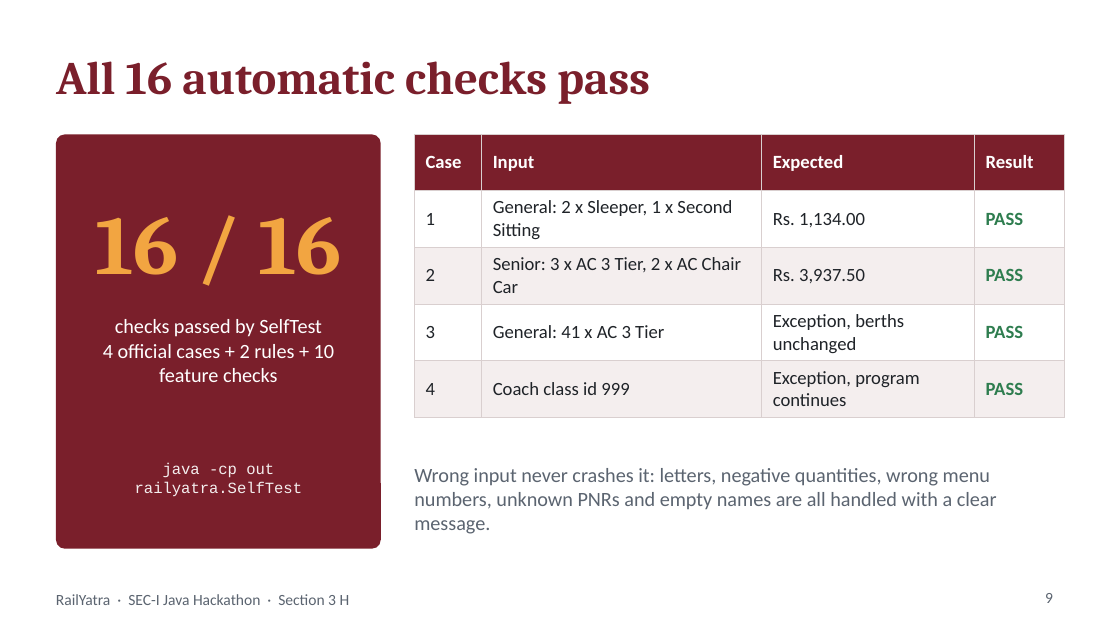
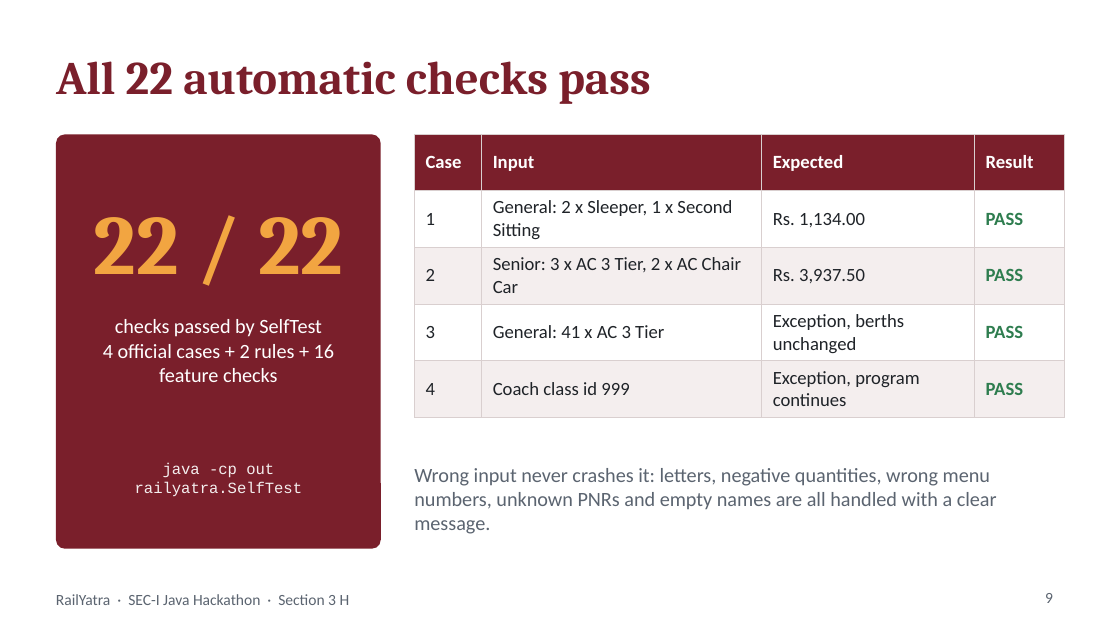
Before and after one commit to pandeylakshya207-max/RailYatra, a slide deck: slide 9 of RailYatra_Presentation.pptx. Drawn at 1120x630 pixels with LibreOffice and Linux fonts; fonts in the diff are those of the drawing. Boxes give left, top, right and bottom in pixels: in the first picture for what was removed or moved away, otherwise in the second. Text is boxed around its words. In the diff, an @@ line names an element or a change of style, - is before the commit and + after.

Commit message:
Add family seating, automatic berth swap, priority waitlist, choose-berth cancel, web app and Render deploy

```diff
--- a/RailYatra_Presentation.pptx
+++ b/RailYatra_Presentation.pptx
@@ title at [56,61,651,104]: text changed @@
-All 16 automatic checks pass
+All 22 automatic checks pass
@@ text at [93,217,343,274]: text changed @@
-16 / 16
+22 / 22
@@ text at [103,344,334,382]: text changed @@
-4 official cases + 2 rules + 10 feature checks
+4 official cases + 2 rules + 16 feature checks
```
Also in this commit, not shown: 5 other slides changed, 18 other files.
